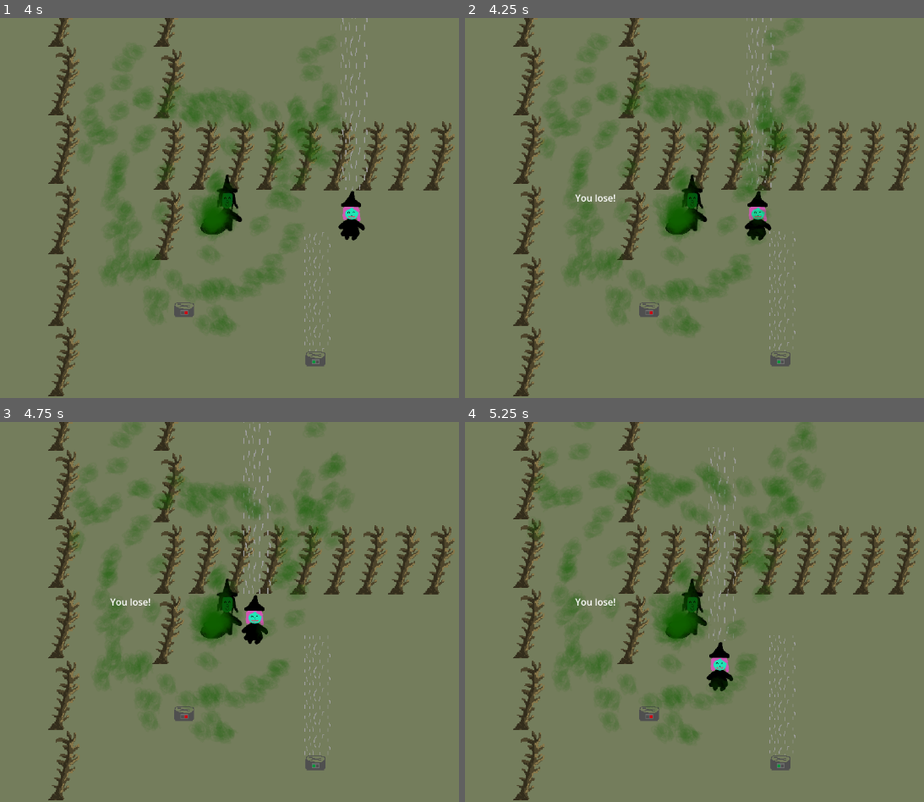
Above: before the commit, frames 1-4 (two rows, left to right).
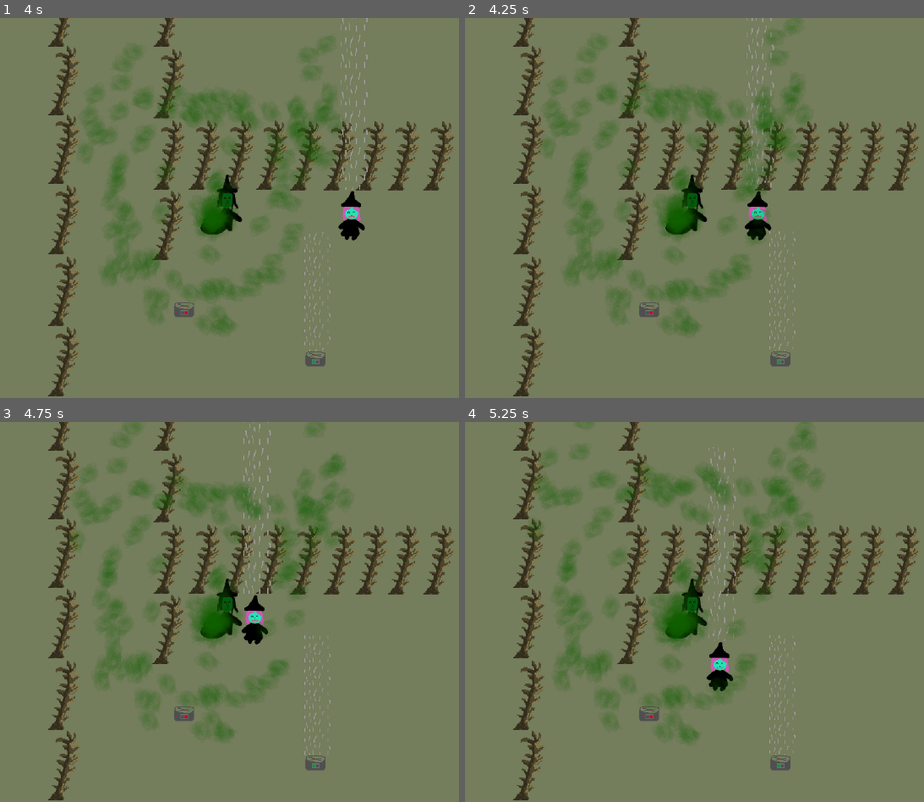
Above: after the commit, the same moments.

Repository: PeterMaidaRobot/Brewing-Game-Jam
Game: Godot game, scene res://scenes/main.tscn
Two runs of this game, one before a commit and one after it. Both use one fixed random seed, a clock stepped at 60 frames per second and the inputs below. Before the commit the project starts from res://main.tscn.
Inputs:
- Up to frame 1 (4 s): hold Right (move_right) 0.53-1.28 s; tap Space (interact) every 0.75 s from 0.6 to 3.6 s; hold Down (move_down) 1.28-2.03 s; hold Right (move_right) 2.03-2.78 s; hold Up (move_up) 2.78-3.53 s; hold Left (move_left) from 3.53 s (still down)
- Up to frame 2 (4.25 s): keep holding Left (move_left); tap R (restart, bound only after the commit) at 4.15 s
- Up to frame 3 (4.75 s): keep holding Left (move_left); tap Space (interact) at 4.35 s
- Up to frame 4 (5.25 s): release Left (move_left) at 5.03 s; hold Down (move_down) from 5.03 s (still down); tap Space (interact) at 5.1 s

Frame 1 is identical in both runs. In frame 2, less than 0.1% of the frame differs, in the area x 23-33%, y 46-49%; in frame 3, less than 0.1%; in frame 4, less than 0.1%.

Commit message:
made folders. added basic level system and ability to restart the level

Diff:
--- a/main.gd
+++ /dev/null
@@ -1,19 +0,0 @@
-extends Node
-
-
-# Called when the node enters the scene tree for the first time.
-func _ready() -> void:
-	pass # Replace with function body.
-
-
-# Called every frame. 'delta' is the elapsed time since the previous frame.
-func _process(delta: float) -> void:
-	pass
-
-
-func _on_goal_win_game() -> void:
-	$GUI.show_you_win()
-
-
-func _on_player_lose_game() -> void:
-	$GUI.show_you_lose()
--- a/project.godot
+++ b/project.godot
@@ -42,6 +42,11 @@
 "events": [Object(InputEventKey,"resource_local_to_scene":false,"resource_name":"","device":-1,"window_id":0,"alt_press …(191 unchanged characters)…
 ]
 }
+restart={
+"deadzone": 0.2,
+"events": [Object(InputEventKey,"resource_local_to_scene":false,"resource_name":"","device":-1,"window_id":0,"alt_pressed":false,"shift_pressed":false,"ctrl_pressed":false,"meta_pressed":false,"pressed":false,"keycode":0,"physical_keycode":82,"key_label":0,"unicode":114,"location":0,"echo":false,"script":null)
+]
+}
 
 [layer_names]
 
--- a/breeze.tscn
+++ b/scenes/breeze.tscn
@@ -1,6 +1,6 @@
 [gd_scene format=3 uid="uid://uoxhc115f880"]
 
-[ext_resource type="Script" uid="uid://xsegrg4gfn43" path="res://breeze.gd" id="1_um7kn"]
+[ext_resource type="Script" uid="uid://xsegrg4gfn43" path="res://scripts/breeze.gd" id="1_um7kn"]
 [ext_resource type="Texture2D" uid="uid://c2vx54aplsni" path="res://art/breeze.png" id="2_4mnct"]
 [ext_resource type="Shader" uid="uid://dp6tgymt2m7q1" path="res://scroll.gdshader" id="2_dlrsi"]
 
--- a/cauldron.tscn
+++ b/scenes/cauldron.tscn
@@ -1,7 +1,7 @@
 [gd_scene format=3 uid="uid://dsiq3lr1rgl53"]
 
-[ext_resource type="Script" uid="uid://bjklxbp5ratcu" path="res://cauldron.gd" id="1_0t22i"]
-[ext_resource type="PackedScene" uid="uid://c5cvitjvqa1u0" path="res://smoke.tscn" id="2_q3ljf"]
+[ext_resource type="Script" uid="uid://bjklxbp5ratcu" path="res://scripts/cauldron.gd" id="1_0t22i"]
+[ext_resource type="PackedScene" uid="uid://c5cvitjvqa1u0" path="res://scenes/smoke.tscn" id="2_q3ljf"]
 [ext_resource type="Texture2D" uid="uid://cdghnlypa5fjg" path="res://art/cauldron.png" id="3_q3ljf"]
 
 [sub_resource type="Curve2D" id="Curve2D_7dadi"]
--- a/fan.tscn
+++ b/scenes/fan.tscn
@@ -1,9 +1,9 @@
 [gd_scene format=3 uid="uid://bv4qqayneihhw"]
 
-[ext_resource type="Script" uid="uid://dk3fb4wds6wtx" path="res://fan.gd" id="1_8vgsl"]
+[ext_resource type="Script" uid="uid://dk3fb4wds6wtx" path="res://scripts/fan.gd" id="1_8vgsl"]
 [ext_resource type="Texture2D" uid="uid://ccumv1cvheylj" path="res://art/fan_off.png" id="2_3ml7w"]
 [ext_resource type="Texture2D" uid="uid://he6eormtribf" path="res://art/fan_on.png" id="3_tc01m"]
-[ext_resource type="PackedScene" uid="uid://uoxhc115f880" path="res://breeze.tscn" id="4_tc01m"]
+[ext_resource type="PackedScene" uid="uid://uoxhc115f880" path="res://scenes/breeze.tscn" id="4_tc01m"]
 
 [sub_resource type="RectangleShape2D" id="RectangleShape2D_qoasc"]
 size = Vector2(30, 22)
--- a/goal.tscn
+++ b/scenes/goal.tscn
@@ -1,6 +1,6 @@
 [gd_scene format=3 uid="uid://bh7itprriigm0"]
 
-[ext_resource type="Script" uid="uid://blfrxlei1xqtv" path="res://goal.gd" id="1_6k3qi"]
+[ext_resource type="Script" uid="uid://blfrxlei1xqtv" path="res://scripts/goal.gd" id="1_6k3qi"]
 
 [sub_resource type="RectangleShape2D" id="RectangleShape2D_7sh37"]
 
--- a/gui.tscn
+++ b/scenes/gui.tscn
@@ -1,6 +1,6 @@
 [gd_scene format=3 uid="uid://c74ju7qn5hur3"]
 
-[ext_resource type="Script" uid="uid://e33tmj6a45ya" path="res://gui.gd" id="1_80edf"]
+[ext_resource type="Script" uid="uid://e33tmj6a45ya" path="res://scripts/gui.gd" id="1_80edf"]
 
 [node name="GUI" type="CanvasLayer" unique_id=194733547]
 script = ExtResource("1_80edf")
--- /dev/null
+++ b/scenes/levels/level.gd
@@ -0,0 +1,31 @@
+extends Node
+class_name Level
+
+# Called when the node enters the scene tree for the first time.
+func _ready() -> void:
+	pass # Replace with function body.
+	var gui_scene = load("res://scenes/gui.tscn")
+	if gui_scene != null:
+		var gui_instance = gui_scene.instantiate()
+		add_child(gui_instance)
+	else:
+		push_error("Failed to load GUI Scene")
+
+
+
+# Called every frame. 'delta' is the elapsed time since the previous frame.
+func _process(delta: float) -> void:
+	handle_restart()
+
+func handle_restart() -> void:
+	if Input.is_action_just_pressed("restart"):
+		get_tree().reload_current_scene()
+
+func _on_goal_win_game() -> void:
+	$GUI.show_you_win()
+	#get_tree().paused = true # TODO implement
+
+
+func _on_player_lose_game() -> void:
+	$GUI.show_you_lose()
+	#get_tree().paused = true # TODO implement
--- /dev/null
+++ b/scenes/levels/level.tscn
@@ -0,0 +1,3 @@
+[gd_scene format=3 uid="uid://d33fgn5fo7uyu"]
+
+[node name="LevelCommon" type="Node" unique_id=745258880]
--- /dev/null
+++ b/scenes/levels/level_1.gd
@@ -0,0 +1,11 @@
+extends Level
+
+
+# Called when the node enters the scene tree for the first time.
+#func _ready() -> void:
+	#pass # Replace with function body.
+#
+#
+## Called every frame. 'delta' is the elapsed time since the previous frame.
+#func _process(delta: float) -> void:
+	#pass
--- /dev/null
+++ b/scenes/levels/level_1.tscn
@@ -0,0 +1,102 @@
+[gd_scene format=3 uid="uid://mjvdcl7erbjb"]
+
+[ext_resource type="PackedScene" uid="uid://bi6trsfuwy02x" path="res://scenes/log.tscn" id="1_oc4kc"]
+[ext_resource type="Script" uid="uid://dfxfvmy3nw80k" path="res://scenes/levels/level_1.gd" id="1_s8va5"]
+[ext_resource type="PackedScene" uid="uid://bh7itprriigm0" path="res://scenes/goal.tscn" id="2_s8va5"]
+[ext_resource type="PackedScene" uid="uid://d0mfjusp8jcmh" path="res://scenes/player.tscn" id="3_dga24"]
+[ext_resource type="PackedScene" uid="uid://cd5wqgh1joffo" path="res://scenes/witch.tscn" id="4_qxy0u"]
+[ext_resource type="PackedScene" uid="uid://bv4qqayneihhw" path="res://scenes/fan.tscn" id="5_excbq"]
+[ext_resource type="PackedScene" uid="uid://dsiq3lr1rgl53" path="res://scenes/cauldron.tscn" id="6_iav0o"]
+
+[node name="Level1" type="Node" unique_id=645462730]
+script = ExtResource("1_s8va5")
+
+[node name="Background" type="ColorRect" parent="." unique_id=1937996737]
+anchors_preset = 15
+anchor_right = 1.0
+anchor_bottom = 1.0
+grow_horizontal = 2
+grow_vertical = 2
+color = Color(0.45314705, 0.48958445, 0.3594718, 1)
+
+[node name="Logs" type="Node" parent="." unique_id=1611183669]
+
+[node name="Log" parent="Logs" unique_id=1126208388 instance=ExtResource("1_oc4kc")]
+position = Vector2(478, 344)
+
+[node name="Log4" parent="Logs" unique_id=1881861818 instance=ExtResource("1_oc4kc")]
+position = Vector2(478, 224)
+
+[node name="Log5" parent="Logs" unique_id=1787282681 instance=ExtResource("1_oc4kc")]
+position = Vector2(478, 107)
+
+[node name="Log6" parent="Logs" unique_id=1386054571 instance=ExtResource("1_oc4kc")]
+position = Vector2(478, -10)
+
+[node name="Log7" parent="Logs" unique_id=635346156 instance=ExtResource("1_oc4kc")]
+position = Vector2(658, -10)
+
+[node name="Log8" parent="Logs" unique_id=273139932 instance=ExtResource("1_oc4kc")]
+position = Vector2(658, 112)
+
+[node name="Log9" parent="Logs" unique_id=1167050139 instance=ExtResource("1_oc4kc")]
+position = Vector2(658, 234)
+
+[node name="Log10" parent="Logs" unique_id=1872957268 instance=ExtResource("1_oc4kc")]
+position = Vector2(656, 354)
+
+[node name="Log11" parent="Logs" unique_id=1880321333 instance=ExtResource("1_oc4kc")]
+position = Vector2(776, 234)
+
+[node name="Log16" parent="Logs" unique_id=1925874092 instance=ExtResource("1_oc4kc")]
+position = Vector2(718, 234)
+
+[node name="Log12" parent="Logs" unique_id=56930147 instance=ExtResource("1_oc4kc")]
+position = Vector2(833, 234)
+
+[node name="Log13" parent="Logs" unique_id=1065531710 instance=ExtResource("1_oc4kc")]
+position = Vector2(891, 235)
+
+[node name="Log14" parent="Logs" unique_id=626786922 instance=ExtResource("1_oc4kc")]
+position = Vector2(948, 235)
+
+[node name="Log15" parent="Logs" unique_id=1391492790 instance=ExtResource("1_oc4kc")]
+position = Vector2(1003, 235)
+
+[node name="Log17" parent="Logs" unique_id=329878019 instance=ExtResource("1_oc4kc")]
+position = Vector2(1058, 235)
+
+[node name="Log18" parent="Logs" unique_id=453509264 instance=ExtResource("1_oc4kc")]
+position = Vector2(1118, 235)
+
+[node name="Log2" parent="Logs" unique_id=1306931432 instance=ExtResource("1_oc4kc")]
+position = Vector2(478, 466)
+
+[node name="Log3" parent="Logs" unique_id=222852660 instance=ExtResource("1_oc4kc")]
+position = Vector2(478, 586)
+
+[node name="Goal" parent="." unique_id=573352576 instance=ExtResource("2_s8va5")]
+position = Vector2(569.00006, 29)
+scale = Vector2(5.8819265, 2.8393373)
+next_level_path = "res://scenes/levels/level_2.tscn"
+
+[node name="Player" parent="." unique_id=1573098926 instance=ExtResource("3_dga24")]
+position = Vector2(565, 614)
+
+[node name="Witch" parent="." unique_id=2028683889 instance=ExtResource("4_qxy0u")]
+position = Vector2(760, 332)
+
+[node name="Fan" parent="." unique_id=151114730 instance=ExtResource("5_excbq")]
+position = Vector2(684, 491)
+scale = Vector2(1.233, 1.234)
+
+[node name="Fan2" parent="." unique_id=1114773305 instance=ExtResource("5_excbq")]
+position = Vector2(882, 582)
+scale = Vector2(1.233, 1.234)
+fan_on = true
+
+[node name="Cauldron" parent="." unique_id=1046902203 instance=ExtResource("6_iav0o")]
+position = Vector2(732, 352)
+
+[connection signal="win_game" from="Goal" to="." method="_on_goal_win_game"]
+[connection signal="lose_game" from="Player" to="." method="_on_player_lose_game"]
--- /dev/null
+++ b/scenes/levels/level_2.gd
@@ -0,0 +1,11 @@
+extends Level
+
+
+# Called when the node enters the scene tree for the first time.
+#func _ready() -> void:
+	#pass # Replace with function body.
+#
+#
+## Called every frame. 'delta' is the elapsed time since the previous frame.
+#func _process(delta: float) -> void:
+	#pass
--- /dev/null
+++ b/scenes/levels/level_2.tscn
@@ -0,0 +1,101 @@
+[gd_scene format=3 uid="uid://50xx7uakn5r3"]
+
+[ext_resource type="Script" uid="uid://481gwrunmrln" path="res://scenes/levels/level_2.gd" id="1_8qukl"]
+[ext_resource type="PackedScene" uid="uid://bi6trsfuwy02x" path="res://scenes/log.tscn" id="1_ibugp"]
+[ext_resource type="PackedScene" uid="uid://bh7itprriigm0" path="res://scenes/goal.tscn" id="2_8qukl"]
+[ext_resource type="PackedScene" uid="uid://d0mfjusp8jcmh" path="res://scenes/player.tscn" id="3_3p04p"]
+[ext_resource type="PackedScene" uid="uid://cd5wqgh1joffo" path="res://scenes/witch.tscn" id="4_qsp8v"]
+[ext_resource type="PackedScene" uid="uid://bv4qqayneihhw" path="res://scenes/fan.tscn" id="5_nt80m"]
+[ext_resource type="PackedScene" uid="uid://dsiq3lr1rgl53" path="res://scenes/cauldron.tscn" id="6_brxtv"]
+
+[node name="Level2" type="Node" unique_id=1898624200]
+script = ExtResource("1_8qukl")
+
+[node name="Background" type="ColorRect" parent="." unique_id=937023672]
+anchors_preset = 15
+anchor_right = 1.0
+anchor_bottom = 1.0
+grow_horizontal = 2
+grow_vertical = 2
+color = Color(0.45314705, 0.48958445, 0.3594718, 1)
+
+[node name="Logs" type="Node" parent="." unique_id=950533807]
+
+[node name="Log" parent="Logs" unique_id=1126208388 instance=ExtResource("1_ibugp")]
+position = Vector2(478, 344)
+
+[node name="Log4" parent="Logs" unique_id=1092643682 instance=ExtResource("1_ibugp")]
+position = Vector2(478, 224)
+
+[node name="Log5" parent="Logs" unique_id=273279388 instance=ExtResource("1_ibugp")]
+position = Vector2(478, 107)
+
+[node name="Log6" parent="Logs" unique_id=649197478 instance=ExtResource("1_ibugp")]
+position = Vector2(478, -10)
+
+[node name="Log7" parent="Logs" unique_id=276326016 instance=ExtResource("1_ibugp")]
+position = Vector2(658, -10)
+
+[node name="Log8" parent="Logs" unique_id=1508674543 instance=ExtResource("1_ibugp")]
+position = Vector2(658, 112)
+
+[node name="Log9" parent="Logs" unique_id=1947646529 instance=ExtResource("1_ibugp")]
+position = Vector2(658, 234)
+
+[node name="Log10" parent="Logs" unique_id=421781694 instance=ExtResource("1_ibugp")]
+position = Vector2(656, 354)
+
+[node name="Log11" parent="Logs" unique_id=111843405 instance=ExtResource("1_ibugp")]
+position = Vector2(776, 234)
+
+[node name="Log16" parent="Logs" unique_id=1370960462 instance=ExtResource("1_ibugp")]
+position = Vector2(718, 234)
+
+[node name="Log12" parent="Logs" unique_id=362125425 instance=ExtResource("1_ibugp")]
+position = Vector2(833, 234)
+
+[node name="Log13" parent="Logs" unique_id=326791599 instance=ExtResource("1_ibugp")]
+position = Vector2(891, 235)
+
+[node name="Log14" parent="Logs" unique_id=97368429 instance=ExtResource("1_ibugp")]
+position = Vector2(948, 235)
+
+[node name="Log15" parent="Logs" unique_id=829305076 instance=ExtResource("1_ibugp")]
+position = Vector2(1003, 235)
+
+[node name="Log17" parent="Logs" unique_id=1961869479 instance=ExtResource("1_ibugp")]
+position = Vector2(1058, 235)
+
+[node name="Log18" parent="Logs" unique_id=723087918 instance=ExtResource("1_ibugp")]
+position = Vector2(1118, 235)
+
+[node name="Log2" parent="Logs" unique_id=1523705002 instance=ExtResource("1_ibugp")]
+position = Vector2(478, 466)
+
+[node name="Log3" parent="Logs" unique_id=669135959 instance=ExtResource("1_ibugp")]
+position = Vector2(478, 586)
+
+[node name="Goal" parent="." unique_id=573352576 instance=ExtResource("2_8qukl")]
+position = Vector2(569.00006, 29)
+scale = Vector2(5.8819265, 2.8393373)
+
+[node name="Player" parent="." unique_id=1573098926 instance=ExtResource("3_3p04p")]
+position = Vector2(565, 614)
+
+[node name="Witch" parent="." unique_id=2028683889 instance=ExtResource("4_qsp8v")]
+position = Vector2(367.99994, 473)
+
+[node name="Fan" parent="." unique_id=151114730 instance=ExtResource("5_nt80m")]
+position = Vector2(325, 407.99997)
+scale = Vector2(1.233, 1.234)
+
+[node name="Fan2" parent="." unique_id=332748582 instance=ExtResource("5_nt80m")]
+position = Vector2(421, 413)
+scale = Vector2(1.233, 1.234)
+fan_on = true
+
+[node name="Cauldron" parent="." unique_id=1046902203 instance=ExtResource("6_brxtv")]
+position = Vector2(368, 293)
+
+[connection signal="win_game" from="Goal" to="." method="_on_goal_win_game"]
+[connection signal="lose_game" from="Player" to="." method="_on_player_lose_game"]
--- a/main.tscn
+++ b/scenes/main.tscn
@@ -1,13 +1,13 @@
 [gd_scene format=3 uid="uid://dey8j1cewm681"]
 
-[ext_resource type="PackedScene" uid="uid://bh7itprriigm0" path="res://goal.tscn" id="1_1bvp3"]
-[ext_resource type="Script" uid="uid://byrlqg2wnto88" path="res://main.gd" id="1_7mycd"]
-[ext_resource type="PackedScene" uid="uid://d0mfjusp8jcmh" path="res://player.tscn" id="1_ig7tw"]
-[ext_resource type="PackedScene" uid="uid://dsiq3lr1rgl53" path="res://cauldron.tscn" id="2_0xm2m"]
-[ext_resource type="PackedScene" uid="uid://bi6trsfuwy02x" path="res://log.tscn" id="3_h2yge"]
-[ext_resource type="PackedScene" uid="uid://cd5wqgh1joffo" path="res://witch.tscn" id="5_272bh"]
-[ext_resource type="PackedScene" uid="uid://c74ju7qn5hur3" path="res://gui.tscn" id="5_lquwl"]
-[ext_resource type="PackedScene" uid="uid://bv4qqayneihhw" path="res://fan.tscn" id="6_5vw27"]
+[ext_resource type="PackedScene" uid="uid://bh7itprriigm0" path="res://scenes/goal.tscn" id="1_1bvp3"]
+[ext_resource type="Script" uid="uid://byrlqg2wnto88" path="res://scripts/main.gd" id="1_7mycd"]
+[ext_resource type="PackedScene" uid="uid://d0mfjusp8jcmh" path="res://scenes/player.tscn" id="1_ig7tw"]
+[ext_resource type="PackedScene" uid="uid://dsiq3lr1rgl53" path="res://scenes/cauldron.tscn" id="2_0xm2m"]
+[ext_resource type="PackedScene" uid="uid://bi6trsfuwy02x" path="res://scenes/log.tscn" id="3_h2yge"]
+[ext_resource type="PackedScene" uid="uid://cd5wqgh1joffo" path="res://scenes/witch.tscn" id="5_272bh"]
+[ext_resource type="PackedScene" uid="uid://c74ju7qn5hur3" path="res://scenes/gui.tscn" id="5_lquwl"]
+[ext_resource type="PackedScene" uid="uid://bv4qqayneihhw" path="res://scenes/fan.tscn" id="6_5vw27"]
 
 [node name="Main" type="Node" unique_id=1821337530]
 script = ExtResource("1_7mycd")
--- a/player.tscn
+++ b/scenes/player.tscn
@@ -1,8 +1,8 @@
 [gd_scene format=3 uid="uid://d0mfjusp8jcmh"]
 
-[ext_resource type="Script" uid="uid://dfo7r770s3ix8" path="res://player.gd" id="1_onrkg"]
+[ext_resource type="Script" uid="uid://dfo7r770s3ix8" path="res://scripts/player.gd" id="1_onrkg"]
 [ext_resource type="Texture2D" uid="uid://dqro0amu2p0ir" path="res://art/player.png" id="2_i3pqv"]
-[ext_resource type="PackedScene" uid="uid://uoxhc115f880" path="res://breeze.tscn" id="3_hqtel"]
+[ext_resource type="PackedScene" uid="uid://uoxhc115f880" path="res://scenes/breeze.tscn" id="3_hqtel"]
 
 [sub_resource type="SpriteFrames" id="SpriteFrames_onrkg"]
 animations = [{
--- a/smoke.tscn
+++ b/scenes/smoke.tscn
@@ -1,13 +1,13 @@
 [gd_scene format=3 uid="uid://c5cvitjvqa1u0"]
 
-[ext_resource type="Script" uid="uid://b6owjhxblsu0s" path="res://smoke.gd" id="1_ca0x4"]
-[ext_resource type="Texture2D" uid="uid://26efekymsrec" path="res://art/smoke_v2.png" id="2_ca0x4"]
+[ext_resource type="Script" uid="uid://b6owjhxblsu0s" path="res://scripts/smoke.gd" id="1_rx0m8"]
+[ext_resource type="Texture2D" uid="uid://26efekymsrec" path="res://art/smoke_v2.png" id="2_y4cvb"]
 
 [sub_resource type="SpriteFrames" id="SpriteFrames_ca0x4"]
 animations = [{
 "frames": [{
 "duration": 1.0,
-"texture": ExtResource("2_ca0x4")
+"texture": ExtResource("2_y4cvb")
 }],
 "loop": true,
 "name": &"default",
@@ -20,7 +20,7 @@
 collision_layer = 2
 collision_mask = 0
 gravity_scale = 0.0
-script = ExtResource("1_ca0x4")
+script = ExtResource("1_rx0m8")
 metadata/_edit_group_ = true
 
 [node name="AnimatedSprite2D" type="AnimatedSprite2D" parent="." unique_id=498977987]
--- a/goal.gd
+++ b/scripts/goal.gd
@@ -1,6 +1,8 @@
 extends Area2D
 
 signal win_game
+
+@export var next_level_path : String
 
 # Called when the node enters the scene tree for the first time.
 func _ready() -> void:
@@ -16,3 +18,4 @@
 	if body is Player:
 		print("Goal!")
 		win_game.emit()
+		get_tree().change_scene_to_file(next_level_path)
--- /dev/null
+++ b/scripts/main.gd
@@ -0,0 +1,21 @@
+extends Node
+
+
+# Called when the node enters the scene tree for the first time.
+#func _ready() -> void:
+	#pass # Replace with function body.
+#
+#
+## Called every frame. 'delta' is the elapsed time since the previous frame.
+#func _process(delta: float) -> void:
+	#if Input.is_action_pressed("restart"):
+		#get_tree().reload_current_scene()
+		#
+#
+#
+#func _on_goal_win_game() -> void:
+	#$GUI.show_you_win()
+#
+#
+#func _on_player_lose_game() -> void:
+	#$GUI.show_you_lose()
--- a/player.gd
+++ b/scripts/player.gd
@@ -39,5 +39,5 @@
 		# Only allow the stronger smoke to kill you to be more forgiving on loss
 		var smoke : Smoke = body as Smoke
 		if smoke.strength > 100:
-			print("Smoke hit, you lose! SmokeStrength:" + str(body.strength))
+			#print("Smoke hit, you lose! SmokeStrength:" + str(body.strength))
 			lose_game.emit()
Not shown, added: scenes/levels/level.gd.uid
Not shown, added: scenes/levels/level_1.gd.uid
Not shown, added: scenes/levels/level_2.gd.uid
Renamed: log.tscn -> scenes/log.tscn
Renamed: witch.tscn -> scenes/witch.tscn
Renamed: breeze.gd -> scripts/breeze.gd
Renamed: breeze.gd.uid -> scripts/breeze.gd.uid
Renamed: cauldron.gd -> scripts/cauldron.gd
Renamed: cauldron.gd.uid -> scripts/cauldron.gd.uid
Renamed: fan.gd -> scripts/fan.gd
Renamed: fan.gd.uid -> scripts/fan.gd.uid
Renamed: goal.gd.uid -> scripts/goal.gd.uid
(and 6 more such lines)
